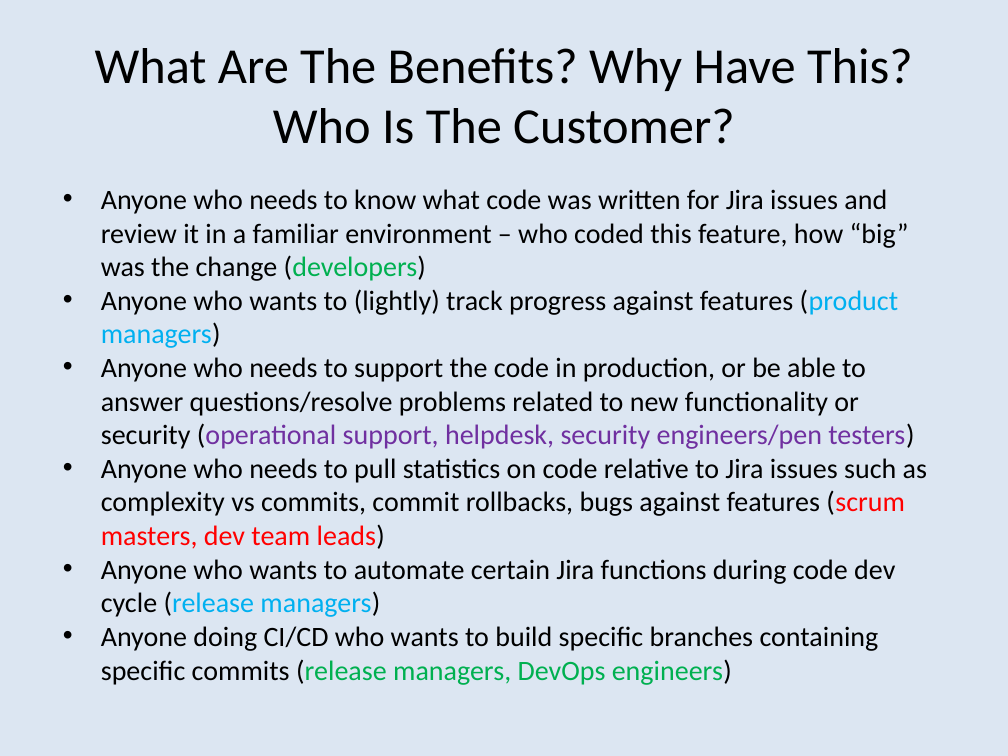
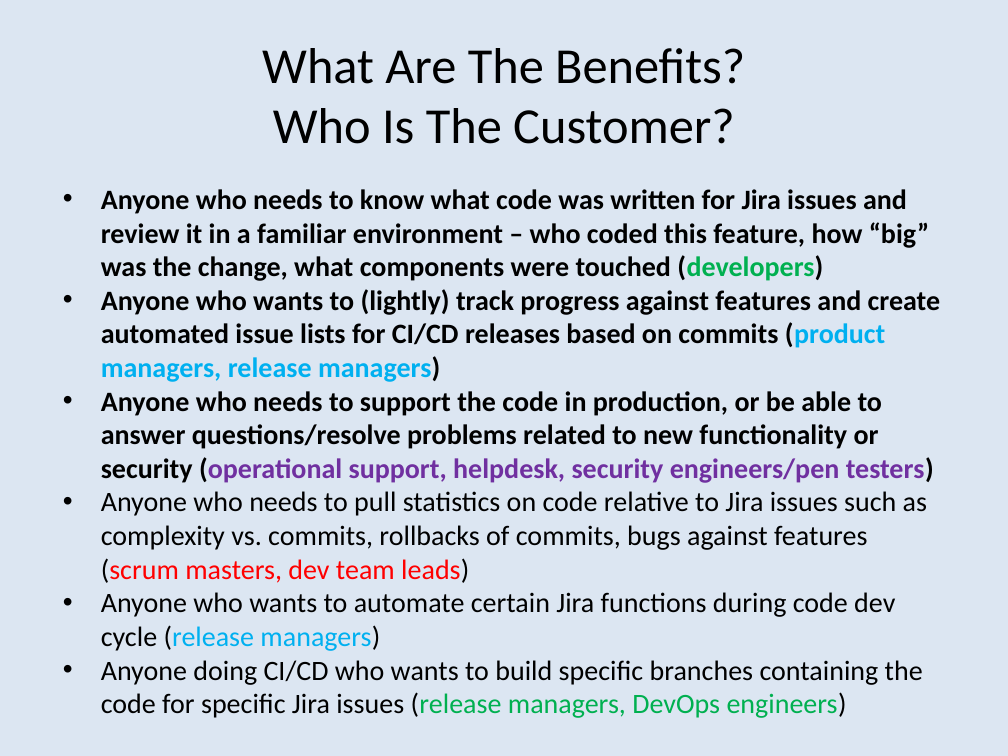
Before and after one commit to bobk/jirapresentations, a slide deck: slide 3 of Git Integration Options for Jira.pptx. Drawn at 1008x756 pixels with LibreOffice and Linux fonts; fonts in the diff are those of the drawing. Boxes give left, top, right and bottom in pixels: in the first picture for what was removed or moved away, otherwise in the second. Text is boxed around its words. In the diff, an @@ line names an element or a change of style, - is before the commit and + after.

```diff
--- a/Git Integration Options for Jira.pptx
+++ b/Git Integration Options for Jira.pptx
@@ title at box(262, 48, 745, 144): text changed @@
-What Are The Benefits? Why Have This?
-Who Is The Customer?
+What Are The Benefits?
+Who Is The Customer?
@@ text at box(101, 189, 941, 382): text changed; bold on @@
-• Anyone who needs to know what code was written for Jira issues and review it in a familiar environment – who coded this feature, how “big” was the change (developers)
-• Anyone who wants to (lightly) track progress against features (product managers)
+• Anyone who needs to know what code was written for Jira issues and review it in a familiar environment – who coded this feature, how “big” was the change, what components were touched (developers)
+• Anyone who wants to (lightly) track progress against features and create automated issue lists for CI/CD releases based on commits (product managers, release managers)
@@ text at box(101, 391, 934, 483): bold on in "Anyone who needs to support the code ..." @@
@@ text at box(101, 491, 927, 583): text changed @@
-• Anyone who needs to pull statistics on code relative to Jira issues such as complexity vs commits, commit rollbacks, bugs against features (scrum masters, dev team leads)
+• Anyone who needs to pull statistics on code relative to Jira issues such as complexity vs. commits, rollbacks of commits, bugs against features (scrum masters, dev team leads)
@@ text at box(101, 660, 923, 718): text changed @@
-• Anyone doing CI/CD who wants to build specific branches containing specific commits (release managers, DevOps engineers)
+• Anyone doing CI/CD who wants to build specific branches containing the code for specific Jira issues (release managers, DevOps engineers)
```
Also in this commit, not shown: 8 other slides changed, 1 slide added, 1 slide removed.
